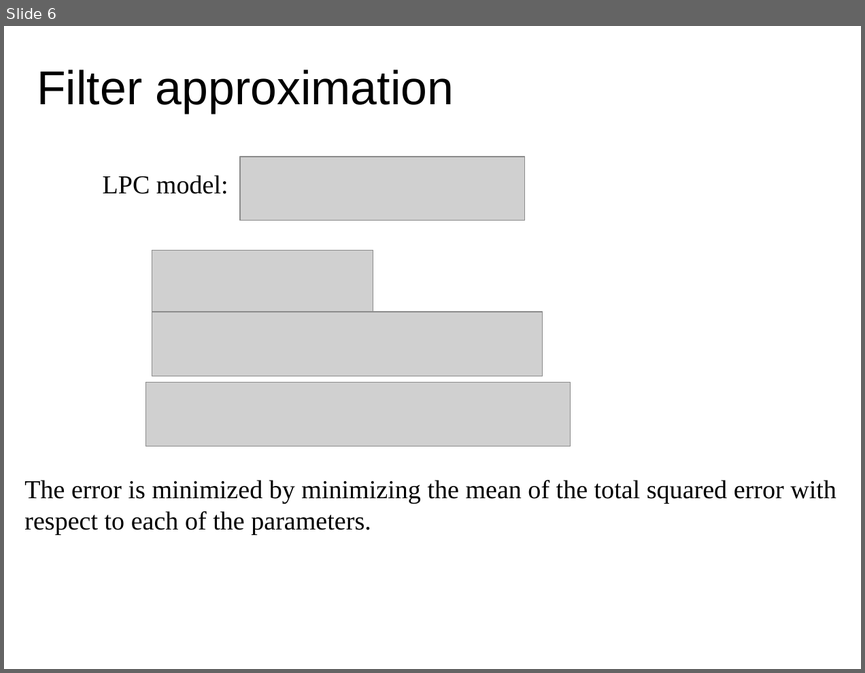
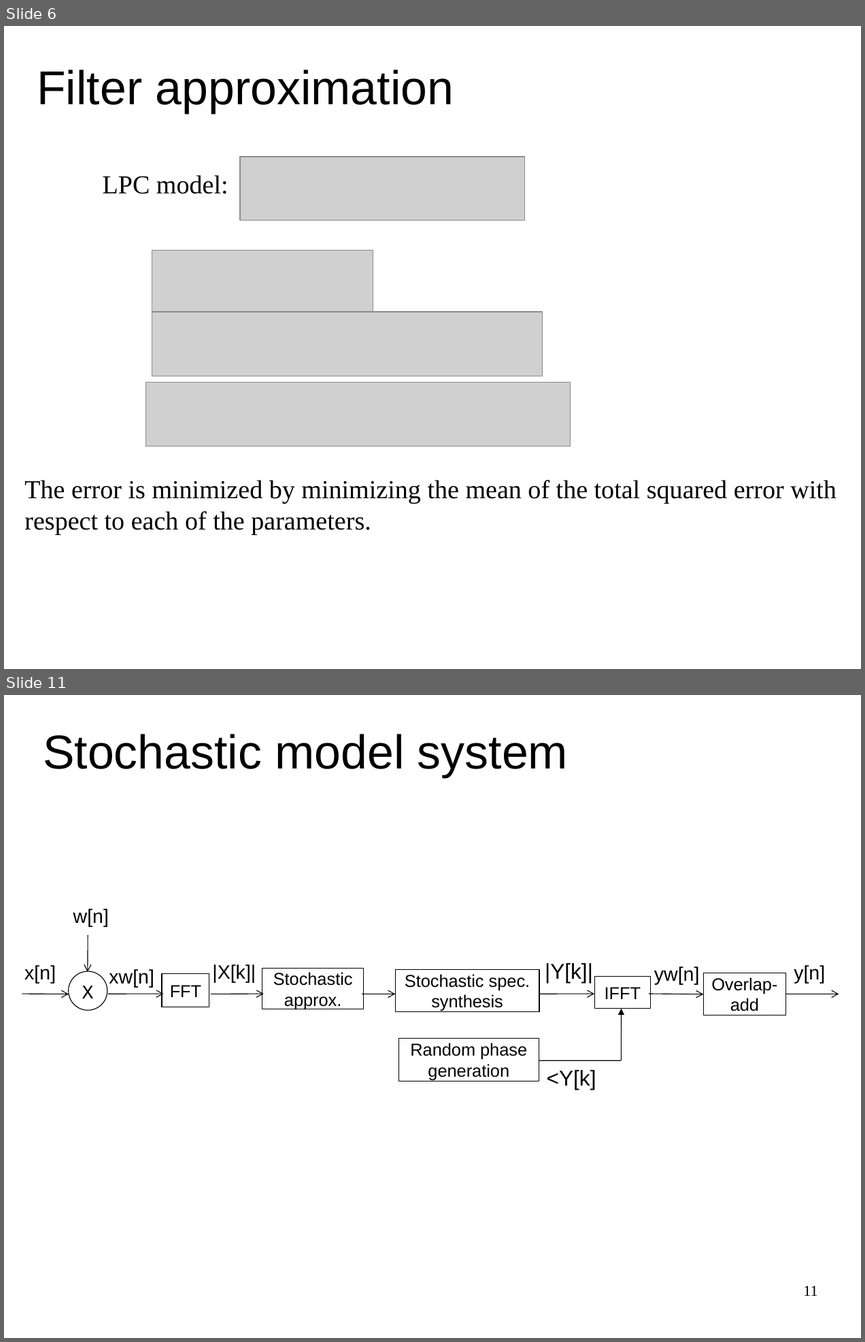
Before and after one commit to MTG/sms-tools, a slide deck: lectures/7-Sinusoidal-plus-residual-model/Stochastic-model.odp. Shown one above the other, each under a label of ours: slide 6 before the commit, slides 6 and 11 after it; the slides between them are not shown. The pictures are 865x673 and 865x1342 pixels, drawn with LibreOffice and Linux fonts; fonts in the diff are those of the drawing; grey boxes stand for pictures. Boxes give left, top, right and bottom in pixels: in the first picture for what was removed or moved away, otherwise in the second. Text is boxed around its words. In the diff, an @@ line names an element or a change of style, - is before the commit and + after.

```diff
--- a/lectures/7-Sinusoidal-plus-residual-model/Stochastic-model.odp
+++ b/lectures/7-Sinusoidal-plus-residual-model/Stochastic-model.odp
@@ slide 11 added at <box>4,695,861,1338</box>, background #FFFFFF @@
@@ title added at <box>43,734,568,778</box>, 44 pt, text #000000 @@
+Stochastic model system
@@ text added at <box>73,909,109,927</box>, 18 pt, text #000000 @@
+w[n]
@@ arrow added from (88, 935) to (87, 972), #000000 0.71 pt @@
@@ text added at <box>24,965,56,983</box>, 18 pt, text #000000 @@
+x[n]
@@ ellipse added at <box>69,971,107,1010</box>, outline #000000 0.71 pt, 18 pt, text #000000 @@
+X
@@ text added at <box>109,969,154,987</box>, 18 pt, text #000000 @@
+xw[n]
@@ rectangle added at <box>162,973,209,1006</box>, outline #000000 0.71 pt, 16 pt, text #000000 @@
+FFT
@@ text added at <box>212,964,256,983</box>, 18 pt, text #000000 @@
+|X[k]|
@@ rectangle added at <box>262,968,363,1009</box>, outline #000000 0.71 pt, 16 pt, text #000000 @@
+Stochastic approx.
@@ rectangle added at <box>395,970,539,1012</box>, outline #000000 0.71 pt, 16 pt, text #000000 @@
+Stochastic spec. synthesis
@@ text added at <box>545,963,593,983</box>, 19.9 pt, text #000000 @@
+|Y[k]|
@@ rectangle added at <box>595,977,651,1008</box>, outline #000000 0.71 pt, 16 pt, text #000000 @@
+IFFT
@@ text added at <box>654,966,700,985</box>, 18 pt, text #000000 @@
+yw[n]
@@ rectangle added at <box>704,972,786,1015</box>, outline #000000 0.71 pt, 16 pt, text #000000 @@
+Overlap-add
@@ text added at <box>793,965,825,983</box>, 18 pt, text #000000 @@
+y[n]
@@ arrow added from (22, 994) to (69, 994), #000000 0.71 pt @@
@@ arrow added from (108, 994) to (163, 994), #000000 0.71 pt @@
@@ arrow added from (211, 994) to (264, 994), #000000 0.71 pt @@
@@ arrow added from (362, 994) to (395, 994), #000000 0.71 pt @@
@@ arrow added from (539, 994) to (594, 994), #000000 0.71 pt @@
@@ arrow added from (649, 994) to (704, 994), #000000 0.71 pt @@
@@ arrow added from (786, 994) to (839, 994), #000000 0.71 pt @@
@@ arrow added from (621, 1060) to (621, 1008), #000000 0.71 pt @@
@@ rectangle added at <box>399,1038,539,1081</box>, outline #000000 0.71 pt, 16 pt, text #000000 @@
+Random phase generation
@@ line added from (539, 1060) to (621, 1060), #000000 0.71 pt @@
@@ text added at <box>547,1070,596,1089</box>, 19.9 pt, text #000000 @@
+<Y[k]
@@ page number added at <box>803,1285,817,1295</box>, 14 pt, text #000000 @@
+11
```
Also in this commit, not shown: 4 slides changed, 4 other slides added, 1 slide removed, 22 other files.
